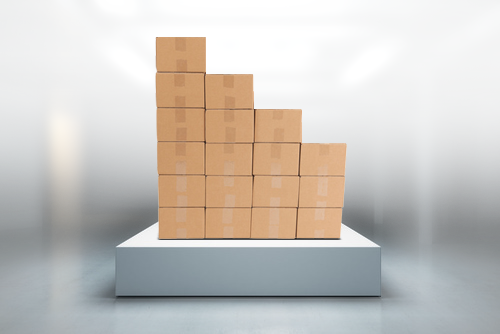
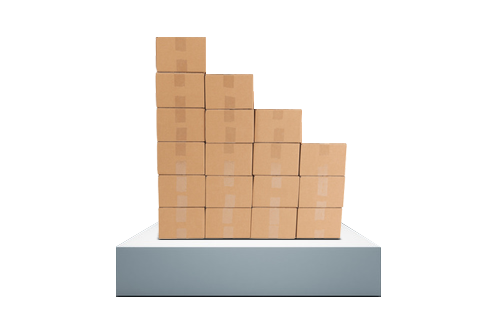
Layer changes from the first 500×334 image to the second:
hid "Ebene 2" over 0, 0, 500, 306
hid "Hintergrund Kopie 3" over 0, 0, 500, 334
hid "Hintergrund" over 0, 0, 500, 334
